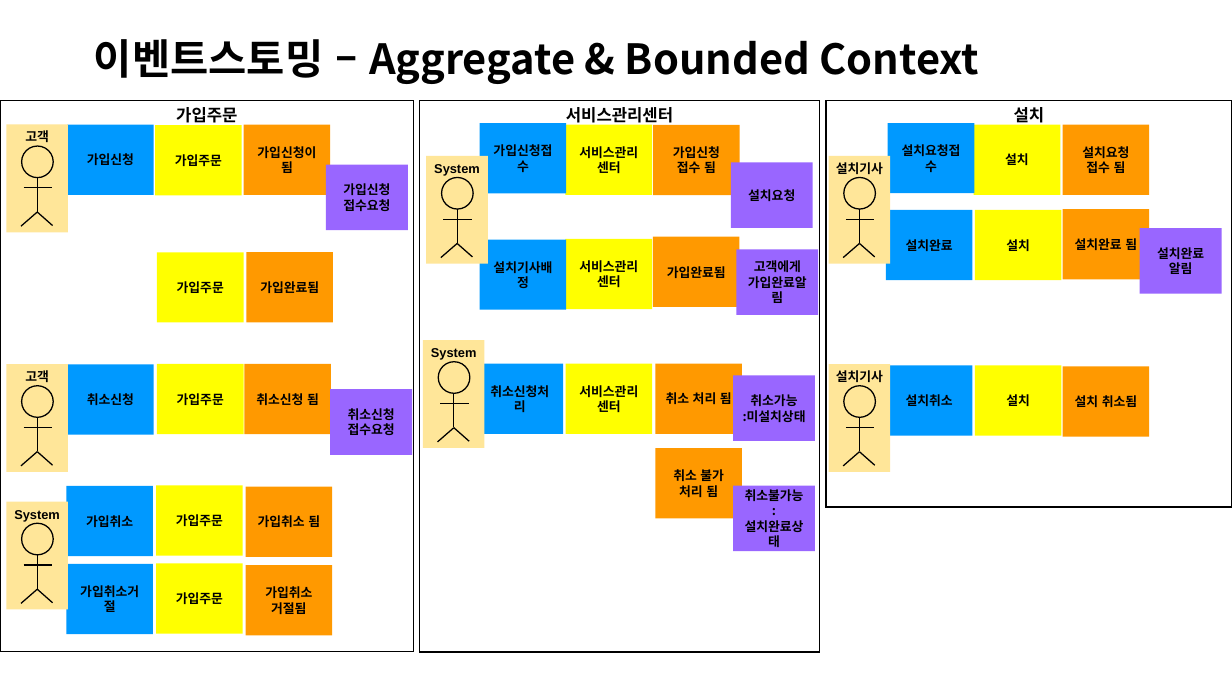
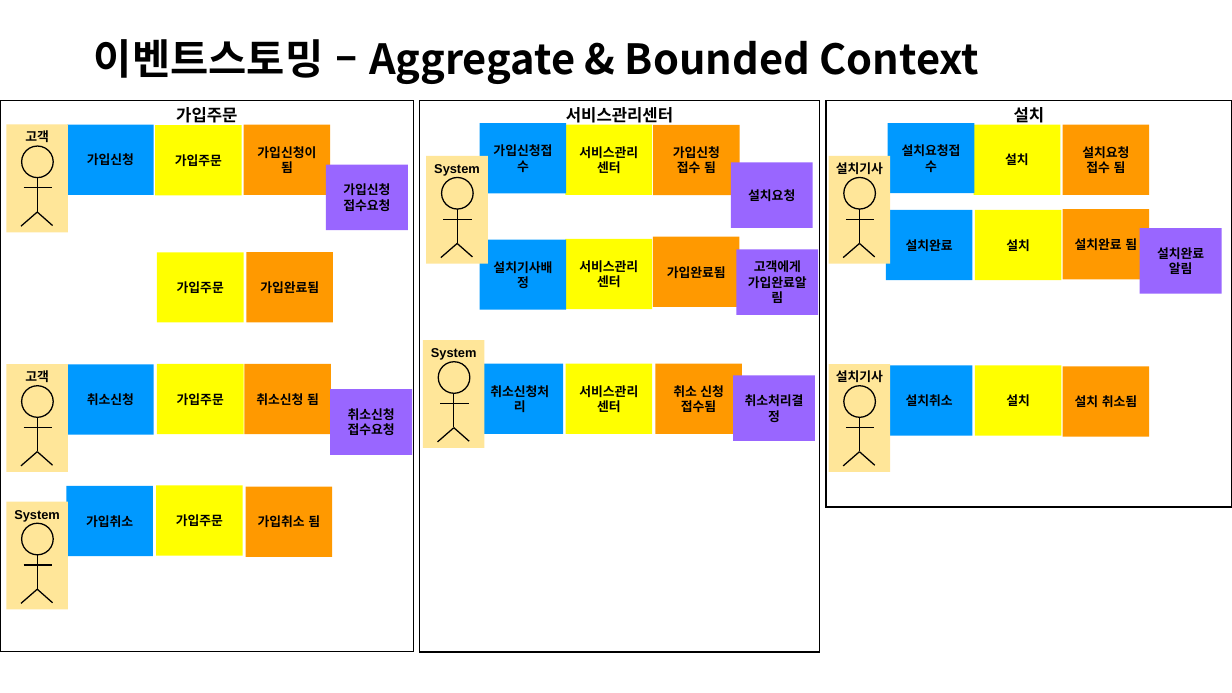
Before and after one commit to jisujin/ipTVShopProject, a slide deck: slide 13 of 실습프로젝트설계_ipTVShopProject.pptx (slide 14 before the commit). Drawn at 1232x693 pixels with LibreOffice and Linux fonts; fonts in the diff are those of the drawing. Boxes give left, top, right and bottom in pixels: in the first picture for what was removed or moved away, otherwise in the second. Text is boxed around its words. In the diff, an @@ line names an element or a change of style, - is before the commit and + after.

```diff
--- a/실습프로젝트설계_ipTVShopProject.pptx
+++ b/실습프로젝트설계_ipTVShopProject.pptx
@@ text in rectangle at box(673, 385, 724, 412): text changed @@
-취소 처리 됨
+취소 신청 접수됨
@@ text in rectangle at box(745, 394, 804, 422): text changed @@
-취소가능
-:미설치상태
+취소처리결정
@@ rectangle removed at box(655, 448, 742, 518) @@
-취소 불가 처리 됨
@@ rectangle removed at box(733, 486, 815, 552) @@
-취소불가능
-:설치완료상태
@@ rectangle removed at box(67, 564, 153, 634) @@
-가입취소거절
@@ rectangle removed at box(156, 564, 243, 634) @@
-가입주문
@@ rectangle removed at box(246, 566, 333, 636) @@
-가입취소 거절됨
```
Also in this commit, not shown: 17 other slides changed, 2 slides removed.
